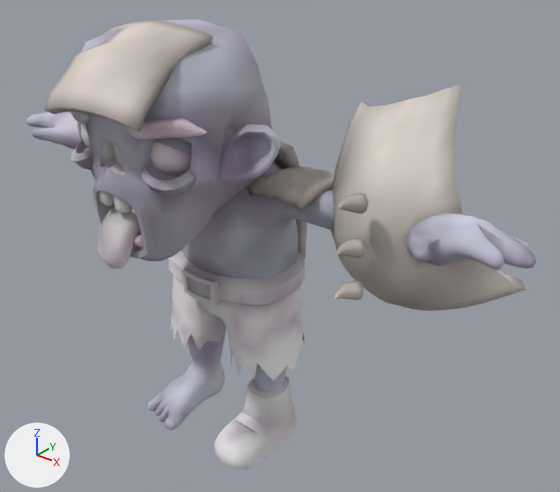
What one commit did to the glTF model assets/models/Strain_Bulwark.glb.
One viewpoint serves both versions: a 50 mm camera at (1.488, -1.502, 1.702) aimed at (0.166, 0.151, 0.678). Every picture has the same lights, and +X, +Y and +Z are marked at lower left. The first picture is the older version. Vertices at exactly the same position are counted once.

In view in the first picture: 'Zombie' and 1 more.
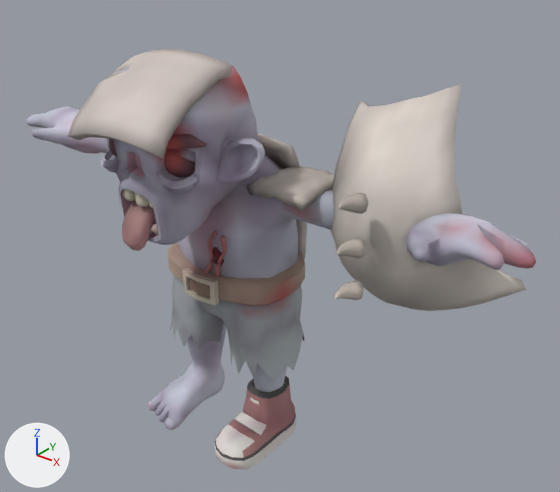
Where the change shows, as pixel boxes (x1, y1, x2, y2) in the pictures (560 x 492 px; the box of a moved part takes in the faces that stretch with it):
'Zombie', reshaped (7% shorter): before (26, 19, 536, 470); after (26, 49, 536, 470)
part 1 of me_cube_000, moved or reshaped: before (100, 191, 132, 213); after (124, 189, 149, 207)
part 2 of me_cube_000, moved or reshaped: before (134, 235, 144, 249); after (150, 224, 158, 235)
part 3 of me_cube_000, added: after (204, 231, 217, 274)
part 4 of me_cube_000, added: after (215, 235, 227, 277)
part 5 of me_cube_000, added: after (213, 247, 224, 267)
part 6 of me_cube_000, moved or reshaped: before (44, 19, 281, 269); after (68, 49, 265, 251)
part 7 of me_cube_000, recoloured: before (96, 118, 536, 470); after (121, 118, 536, 470)
part 8 of me_cube_000, recoloured: after (121, 185, 142, 194)
part 9 of me_cube_000, recoloured (darker): before (134, 247, 305, 470); after (122, 228, 305, 470)

Diff of the bpy script that builds the scene:
```diff
--- a/assets/models/Strain_Bulwark.glb.py
+++ b/assets/models/Strain_Bulwark.glb.py
@@ mat_t_cloth @@
+mat_t_cloth = bpy.data.materials.new('T:Cloth')
+mat_t_cloth.use_nodes = True; mat_t_cloth.node_tree.nodes.clear()
+_N = mat_t_cloth.node_tree.nodes; _L = mat_t_cloth.node_tree.links
+n0 = _N.new('ShaderNodeBsdfPrincipled'); n0.name = 'Principled BSDF'
+n0.inputs[2].default_value = 0.8  # 'Roughness'
+n1 = _N.new('ShaderNodeOutputMaterial'); n1.name = 'Material Output'
+n2 = _N.new('ShaderNodeVertexColor'); n2.name = 'Color Attribute'
+_L.new(n0.outputs[0], n1.inputs[0])  # 'BSDF' to 'Surface'
+_L.new(n2.outputs[0], n0.inputs[0])  # 'Color' to 'Base Color'
@@ mat_t_flesh @@
+mat_t_flesh = bpy.data.materials.new('T:Flesh')
+mat_t_flesh.use_nodes = True; mat_t_flesh.node_tree.nodes.clear()
+_N = mat_t_flesh.node_tree.nodes; _L = mat_t_flesh.node_tree.links
+n0 = _N.new('ShaderNodeBsdfPrincipled'); n0.name = 'Principled BSDF'
+n0.inputs[2].default_value = 0.8  # 'Roughness'
+n1 = _N.new('ShaderNodeOutputMaterial'); n1.name = 'Material Output'
+n2 = _N.new('ShaderNodeVertexColor'); n2.name = 'Color Attribute'
+_L.new(n0.outputs[0], n1.inputs[0])  # 'BSDF' to 'Surface'
+_L.new(n2.outputs[0], n0.inputs[0])  # 'Color' to 'Base Color'
@@ me_cube_000 @@
 # used by ob_zombie; location = (0.0, 0.0, 0.0)
-me_cube_000.from_pydata(...)  # 5151 vertices, 10006 faces; spans x -0.94..0.94, y -0.41..0.44, z -0.01..1.36
+me_cube_000.from_pydata(...)  # 6907 vertices, 13494 faces; spans x -0.94..0.94, y -0.34..0.44, z -0.01..1.28
+# me_cube_000 part 1: the loose piece of 125 vertices spanning x -0.05..0.05, y -0.34..-0.29, z 0.91..0.98 is moved by (0.0, 0.07, -0.01), in mat_t_cloth
+# me_cube_000 part 2: the loose piece of 63 vertices spanning x 0.05..0.09, y -0.32..-0.27, z 0.8..0.85 is moved by (-0.01, 0.07, 0.01), in mat_t_cloth
+# me_cube_000 part 3: a new loose piece of 518 vertices spanning x -0.01..0.07, y -0.03..0.0, z 0.58..0.76, in mat_t_flesh
+# me_cube_000 part 4: a new loose piece of 518 vertices spanning x 0.04..0.1, y -0.03..0.01, z 0.57..0.75, in mat_t_flesh
+# me_cube_000 part 5: a new loose piece of 162 vertices spanning x 0.03..0.07, y -0.01..0.02, z 0.63..0.71, in mat_t_flesh
+# me_cube_000 part 6: 60 vertices moved from x -0.17..0.17, y -0.35..0.18, z 0.79..1.19 to x -0.17..0.17, y -0.3..0.15, z 0.79..1.13; 1521 vertices removed from x -0.33..0.33, y -0.41..0.16, z 0.76..1.36; 1523 vertices added at x -0.27..0.27, y -0.34..0.13, z 0.78..1.28
+# me_cube_000 part 7: 2420 kept faces spanning x -0.87..0.94, y -0.3..0.39, z -0.01..1.15 get new vertex colours
+# me_cube_000 part 8: 6 faces spanning x -0.04..0.04, y -0.27..-0.26, z 0.94..0.96 switch from mat_atlas to mat_t_skin
+# me_cube_000 part 9: 1210 faces spanning x -0.25..0.25, y -0.3..0.3, z -0.01..0.84 switch from mat_atlas to mat_t_cloth
+# other edits to the shape of me_cube_000 do not show in these pictures
 me_cube_000.materials.append(mat_t_chitin)
 me_cube_000.materials.append(mat_t_bone)
+me_cube_000.materials.append(mat_t_flesh)
```
